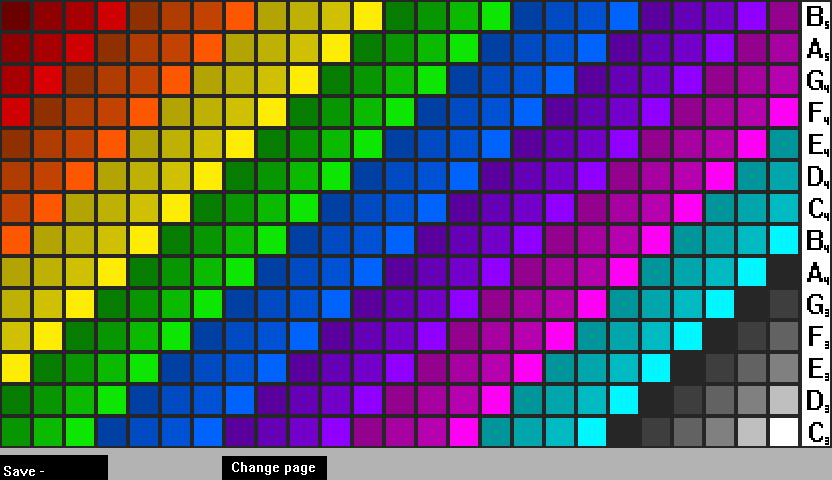
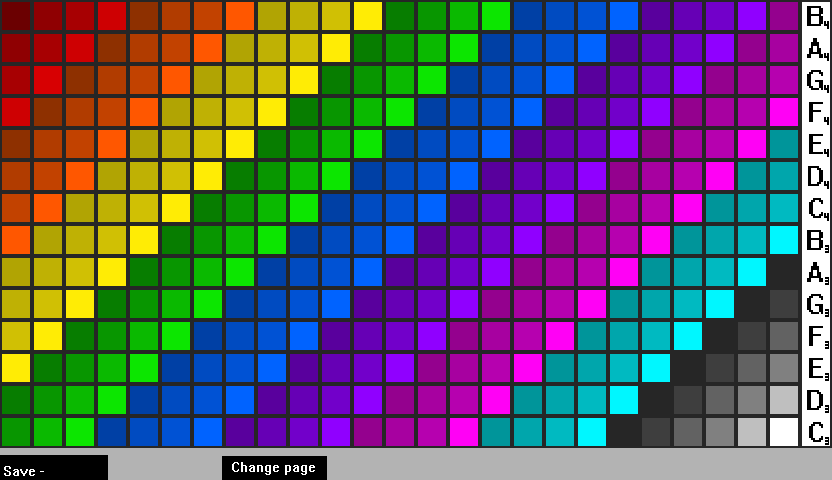
The second w=832, h=480 image is a revision of the first. Changes to its layers:
painted on "Pasted Layer" over (824, 21, 829, 285)
